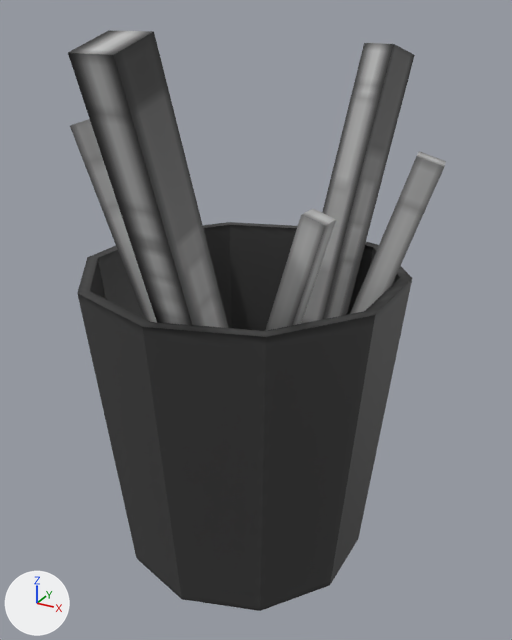
An edit to the Blender file Assets/Meshes/Buildings/Furniture/BigBin.blend, drawn before and after from the same camera.
The view is the same before and after, from a camera (50 mm lens) standing at (1.0, -1.754, 1.009) and looking at (0.032, 0.006, 0.129). Lighting does not change. The marker at lower left points along +X, +Y and +Z.

The scene before the commit, as lines of its bpy script (objects in view):
```python
me_circle = bpy.data.meshes.new('Circle')
me_circle.from_pydata(...)  # 88 vertices, 67 faces; spans x -0.59..0.54, y -0.63..0.6, z -0.68..0.97
me_circle.materials.append(mat_template_png)  # picture img_template_png
ob_circle = bpy.data.objects.new('Circle', me_circle)
ob_circle.location = (0.0, 0.0, 0.0)
```
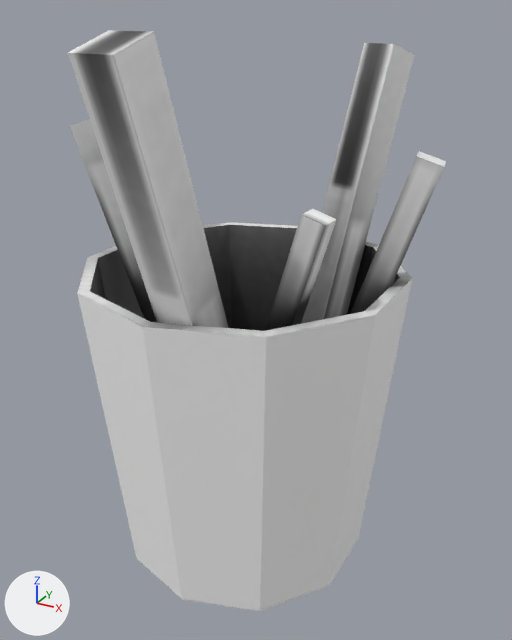
Where the change shows, as pixel boxes (x1, y1, x2, y2) in the pictures (512 x 640 px):
'Circle', recoloured
    both: (68, 30, 446, 611)

Patch to the scene script:
```diff
--- a/Assets/Meshes/Buildings/Furniture/BigBin.blend.py
+++ b/Assets/Meshes/Buildings/Furniture/BigBin.blend.py
@@ img_untitled @@
+img_untitled = load_image('Untitled', '../../../Materials/Textures/Building/Other/BigBin.png', 4096, 4096, 'sRGB')
@@ mat_untitled @@
+mat_untitled = principled_material('Untitled')
+mat_untitled.texture = img_untitled
@@ me_circle @@
 me_circle.from_pydata(...)  # 88 vertices, 67 faces; spans x -0.59..0.54, y -0.63..0.6, z -0.68..0.97
-me_circle.materials.append(mat_template_png)  # picture img_template_png
+me_circle.materials.append(mat_untitled)  # picture img_untitled
```
